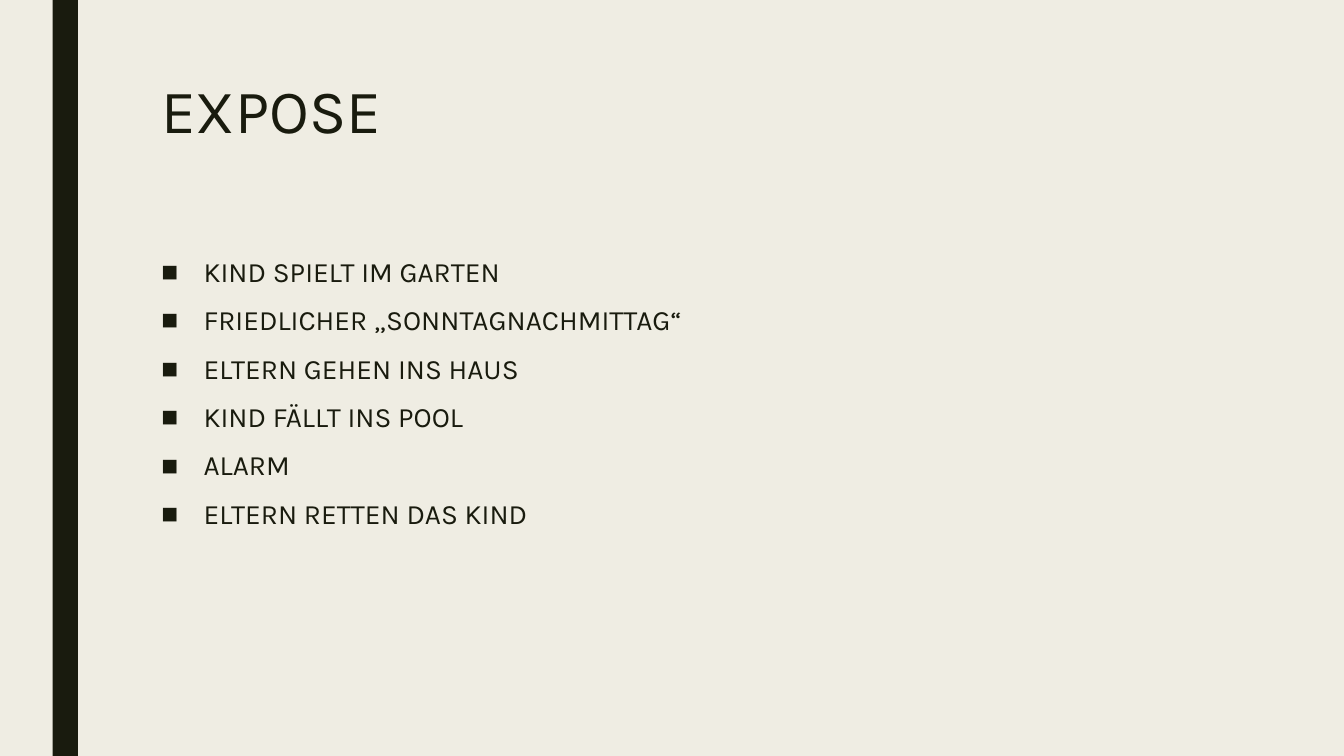
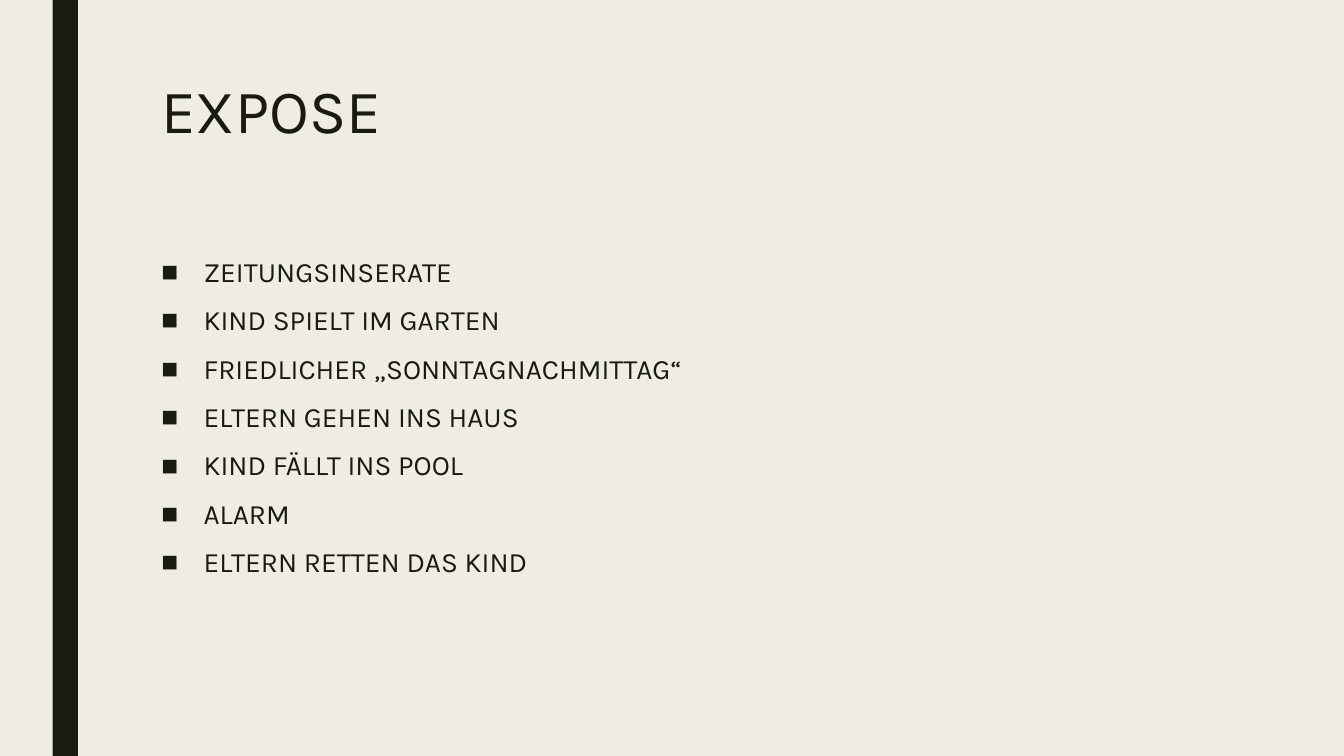
Before and after one commit to KonstantinFrank01/saver-pool, a slide deck: slide 4 of film/Filmkonzept.pptx. Drawn at 1344x756 pixels with LibreOffice and Linux fonts; fonts in the diff are those of the drawing. Boxes give left, top, right and bottom in pixels: in the first picture for what was removed or moved away, otherwise in the second. Text is boxed around its words. In the diff, an @@ line names an element or a change of style, - is before the commit and + after.

Commit message:
improved the video concept

```diff
--- a/film/Filmkonzept.pptx
+++ b/film/Filmkonzept.pptx
@@ text at <box>204,264,452,283</box>: paragraph added @@
+■ ZEITUNGSINSERATE
```
